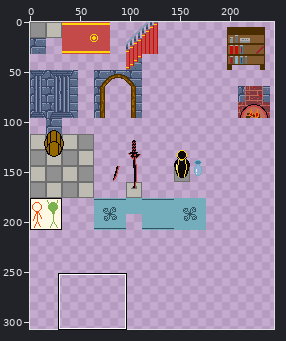
A sprite sheet gets an edit: Asset/Tiles/Mansion.png. Above: a wide view before the commit, with the close-up outlined.
Close-up. Before:
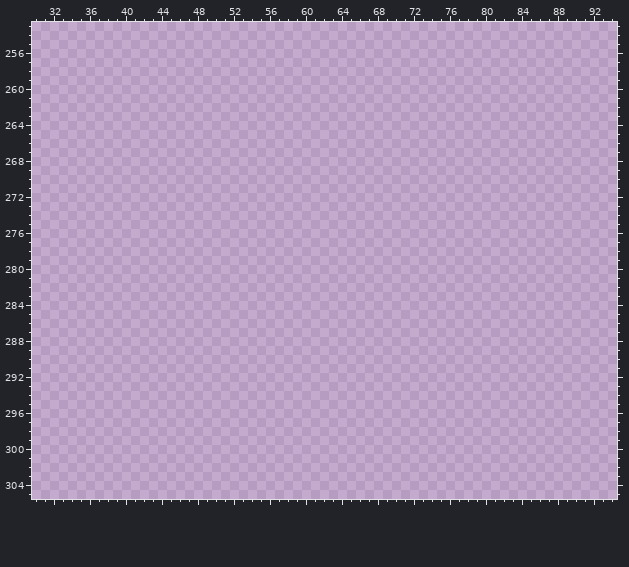
The file is 320x320 pixels. Shown: x 30..94, y 253..305. The wide view leaves out empty margins.
Once edited:
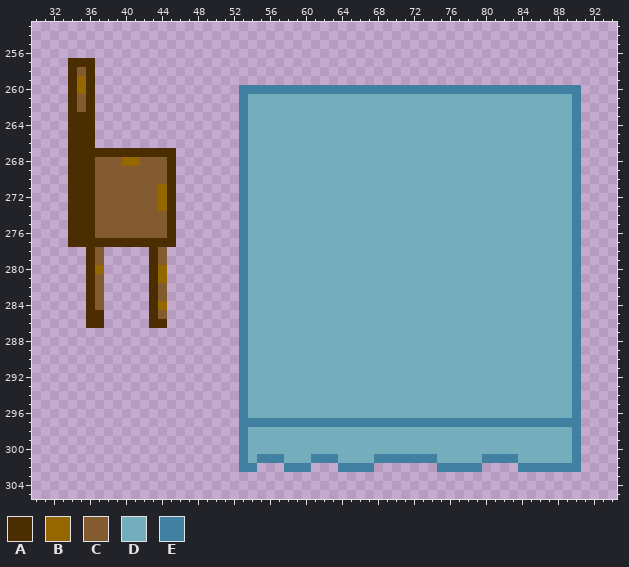
Palette (. is transparent): A #4a2d00  B #946700  C #825b31  D #74adbb  E #4180a0
Commit: Update Mansion.png Add Desk+Chair (WIP)
Diff:
Colour A is added in row 257 at x 34 to 36; in rows 258 to 262 at x 34 and 36; in rows 263 to 266 at x 34 to 36; in row 267 at x 34 to 45; in rows 268 to 276 at x 34 to 36 and 45; in row 277 at x 34 to 45.
Colour A is added in rows 278 to 284 at x 36 and 43; in row 285 at x 36 to 37 and 43; in row 286 at x 36 to 37 and 43 to 44.
Colour B is added in rows 259 to 260 at x 35; in row 268 at x 40 to 41; in rows 271 to 273 at x 44; in row 280 at x 37 and 44; in row 281 at x 44; in row 284 at x 44.
Colour C is added in row 258 at x 35; in rows 261 to 262 at x 35; in row 268 at x 37 to 39 and 42 to 44; in rows 269 to 270 at x 37 to 44; in rows 271 to 273 at x 37 to 43; in rows 274 to 276 at x 37 to 44.
Colour C is added in rows 278 to 279 at x 37 and 44; in row 281 at x 37; in rows 282 to 283 at x 37 and 44; in row 284 at x 37; in row 285 at x 44.
Colour D is added in rows 261 to 296 at x 54 to 89; in rows 298 to 300 at x 54 to 89; in row 301 at x 54, 58 to 60, 64 to 67, 75 to 79 and 84 to 89.
Colour E is added in row 260 at x 53 to 90; in rows 261 to 296 at x 53 and 90; in row 297 at x 53 to 90; in rows 298 to 300 at x 53 and 90; in row 301 at x 53, 55 to 57, 61 to 63, 68 to 74, 80 to 83 and 90; in row 302 at x 53 to 54, 58 to 60, 64 to 67, 75 to 79 and 84 to 90.
Where, in picture pixels (left, top, right, bottom), the same in both close-ups:
added: (68, 58, 176, 328)
added: (239, 85, 581, 472)
